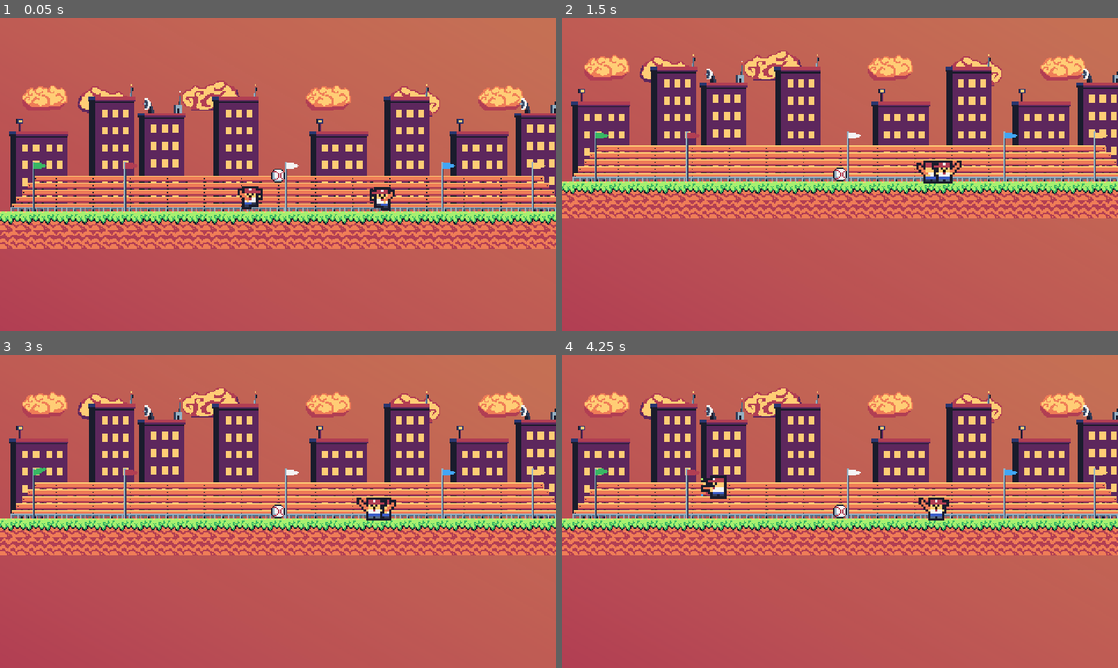
Above: before the commit, frames 1-4 (two rows, left to right).
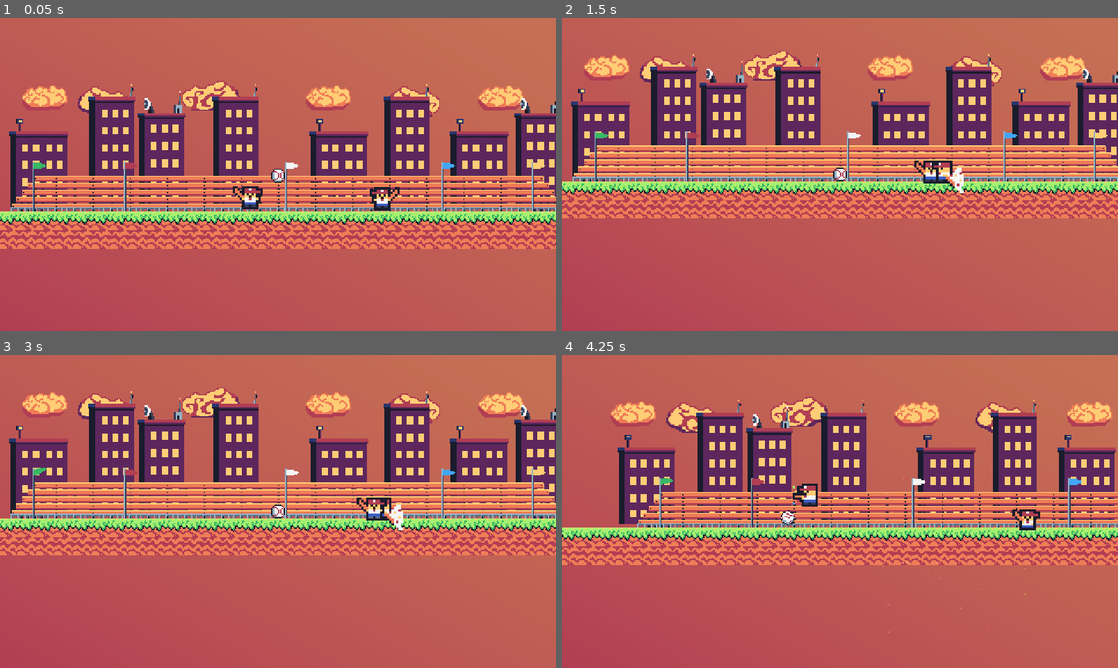
Above: after the commit, the same moments.

Repository: vmfragoso/paipo-game
Game: Godot game, scene res://scenes/main.tscn
Same seed, same stepped clock (60 frames per second), same inputs: the game is played once before the commit and once after it.
Inputs (mouse positions are in pixels of both pictures, inside the frame that each line leads up to):
- Up to frame 1 (0.05 s): no input
- Up to frame 2 (1.5 s): move the mouse to (812, 237) at 0.52 s; hold Ctrl (p2_swing) 0.53-1.28 s; hold D (right-move) from 0.53 s (still down); tap Space (jump) at 0.77 s; click (812, 237) at 0.8 s; move the mouse to (1006, 221) at 1.27 s; click (1006, 221) at 1.35 s
- Up to frame 3 (3 s): tap Space (jump) at 1.52 s; tap Ctrl (p2_swing) at 1.55 s; move the mouse to (111, 464) at 2.02 s; release D (right-move) at 2.03 s; press the mouse at (111, 464) at 2.03 s; hold A (left-move) from 2.03 s (still down); tap Left (p2_left) at 2.1 s; move the mouse to (305, 511) at 2.77 s; release the mouse at (305, 511) at 2.78 s; tap Right (p2_right) at 2.85 s
- Up to frame 4 (4.25 s): keep holding A (left-move); tap Space (jump) at 3.02, 3.77 s; tap Ctrl (p2_swing) at 3.05 s; move the mouse to (756, 433) at 3.52 s; hold Shift (p2_run) from 3.53 s (still down); click (756, 433) at 3.8 s

The runs differ from the first frame. In frame 1, 0.2% of the frame differs, in the area x 41-72%, y 53-62%; in frame 2, 0.3%; in frame 3, 0.2%; in frame 4, 42%, in the area x 0-100%, y 10-90%.

Commit message:
feat: implement swing hold mechanic and matrix effect for player actions

Diff:
--- a/scenes/ball.gd
+++ b/scenes/ball.gd
@@ -5,7 +5,7 @@
 
 
 
-func hit_effect():
+func hit_effect(matrix_ativo: bool):
 	print("BOLA APANHOU E FICOU BRANCA")
 	particles.emitting = true
 	$Sprite2D.modulate = Color(50, 50, 50, 1)  # white Super Brilliant pa caraleop colo.withe nao funciona acho que se eu aumentar melhora
@@ -13,6 +13,9 @@
 	$Sprite2D.modulate = Color(1, 1, 1, 1)  # back to normal
 
 	#matrix effect
-	#Engine.time_scale = 0.05
-	#await get_tree().create_timer(0.05).timeout
-	#Engine.time_scale = 1.0
+	if matrix_ativo:
+		print("Matrix State:", matrix_ativo)
+
+		Engine.time_scale = 0.05
+		await get_tree().create_timer(0.05).timeout
+		Engine.time_scale = 1.0
--- a/scenes/player.gd
+++ b/scenes/player.gd
@@ -4,11 +4,13 @@
 const SPEED = 130.0
 const JUMP_FORCE = -400
 const GRAVITY = 800
+const MATRIX_HOLD = 1.5
 
 ##PRIVATE VARIABLES
 var matrix_ativo := false
 var jump_cutoff_value : float = 0.4
 var swing_impact : int = 300
+var swing_hold_time := 0.0
 
 ## ON READY NOTATION VAR
 @onready var animation = $AnimatedSprite2D
@@ -42,6 +44,19 @@
 
 	# swing
 	if Input.is_action_just_pressed("swing"):
+		swing_hold_time = 0.0
+
+	if Input.is_action_pressed("swing"):
+		swing_hold_time += delta
+		print("swing_hold_time: ", swing_hold_time, "s")
+		animation.play("walk")
+
+	if Input.is_action_just_released("swing"):
+		if swing_hold_time >= MATRIX_HOLD:
+			matrix_ativo = true
+		else:
+			matrix_ativo = false
+
 		hitbox.disabled = false
 		animation.play("swing")
 
@@ -53,8 +68,6 @@
 		velocity.x = direction * SPEED * 2
 	else:
 		velocity.x = direction * SPEED
-
-
 
 	# flip do sprite
 	if direction != 0:
@@ -92,7 +105,7 @@
 		var direction_x = -1 if animation.flip_h else 1
 		await get_tree().create_timer(0.2).timeout
 		body.apply_impulse(Vector2(direction_x * swing_impact, -200))
-		body.hit_effect()
+		body.hit_effect(matrix_ativo)
 
 		#Attempt to add an slight screenshake at the impact
 		Utils.shake(2.0)
--- a/scenes/player.tscn
+++ b/scenes/player.tscn
@@ -177,8 +177,7 @@
 
 [node name="AnimatedSprite2D" type="AnimatedSprite2D" parent="." unique_id=2019497862]
 sprite_frames = SubResource("SpriteFrames_a8ls1")
-animation = &"run"
-frame_progress = 0.19760995
+animation = &"swing"
 
 [node name="Hitbox" type="Area2D" parent="." unique_id=632726123]
 
--- a/scenes/player2.gd
+++ b/scenes/player2.gd
@@ -4,12 +4,13 @@
 const SPEED = 130.0
 const p2_jump_FORCE = -400
 const GRAVITY = 800
+const MATRIX_HOLD = 1.5
 
 ##PRIVATE VARIABLES
 var matrix_ativo := false
 var p2_jump_cutoff_value : float = 0.4
 var p2_swing_impact : int = 300
-
+var swing_hold_time := 0.0
 ## ON READY NOTATION VAR
 @onready var animation = $AnimatedSprite2D
 @onready var hitbox = $Hitbox/CollisionShape2D
@@ -43,10 +44,21 @@
 
 	# p2_swing
 	if Input.is_action_just_pressed("p2_swing"):
+		swing_hold_time = 0.0
+
+	if Input.is_action_pressed("p2_swing"):
+		swing_hold_time += delta
+		print("swing_hold_time: ", swing_hold_time, "s")
+		animation.play("walk")
+
+	if Input.is_action_just_released("p2_swing"):
+		if swing_hold_time >= MATRIX_HOLD:
+			matrix_ativo = true
+		else:
+			matrix_ativo = false
+
 		hitbox.disabled = false
 		animation.play("swing")
-
-
 	# movimento horizontal
 	var direction = Input.get_axis("p2_left", "p2_right")
 
@@ -92,7 +104,7 @@
 		var direction_x = -1 if animation.flip_h else 1
 		await get_tree().create_timer(0.2).timeout
 		body.apply_impulse(Vector2(direction_x * p2_swing_impact, -200))
-		body.hit_effect()
+		body.hit_effect(matrix_ativo)
 
 		#Attempt to add an slight screenshake at the impact
 		Utils.shake(2.0)
